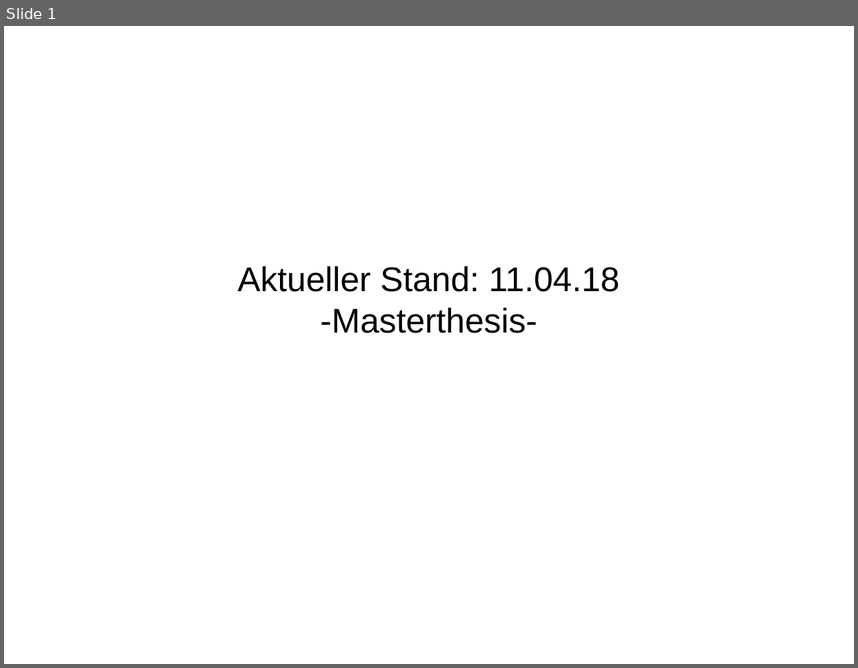
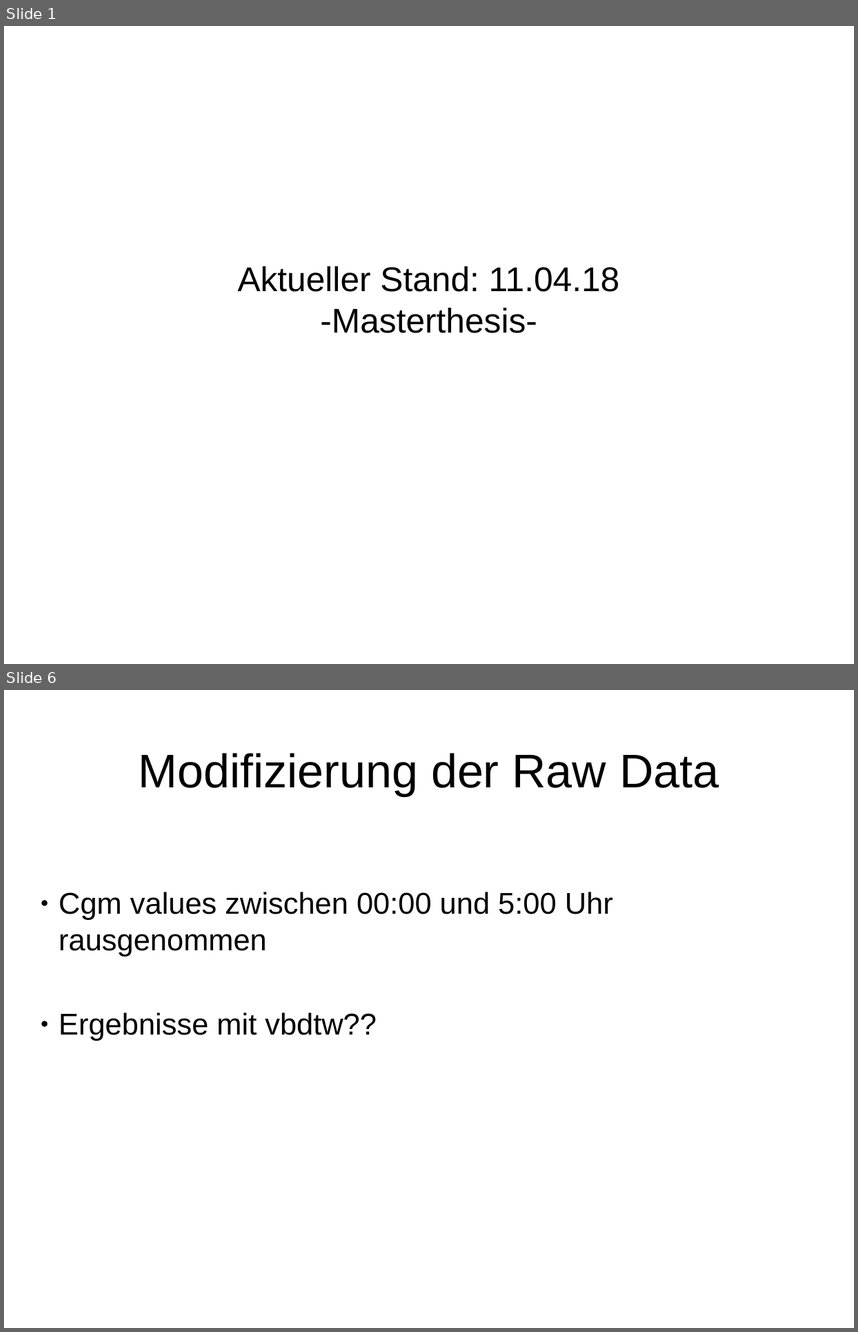
Before and after one commit to HannahSyrek/MTAnalysisOfCGMCurves, a slide deck: presentations/presentation_11_04_18.odp. Shown one above the other, each under a label of ours: slide 1 before the commit, slides 1 and 6 after it; the slides between them are not shown. The pictures are 858x668 and 858x1332 pixels, drawn with LibreOffice and Linux fonts; fonts in the diff are those of the drawing. Boxes give left, top, right and bottom in pixels: in the first picture for what was removed or moved away, otherwise in the second. Text is boxed around its words. In the diff, an @@ line names an element or a change of style, - is before the commit and + after.

```diff
--- a/presentations/presentation_11_04_18.odp
+++ b/presentations/presentation_11_04_18.odp
@@ slide 6 added at [4, 690, 854, 1328], background #FFFFFF @@
@@ title added at [138, 753, 719, 796], 44 pt, text #000000 @@
+Modifizierung der Raw Data
@@ subtitle added at [59, 891, 613, 1041], 28 pt, text #000000 @@
+● Cgm values zwischen 00:00 und 5:00 Uhr rausgenommen
+● Ergebnisse mit vbdtw??
```
Also in this commit, not shown: 3 slides changed, 6 other slides added, 50 other files.
